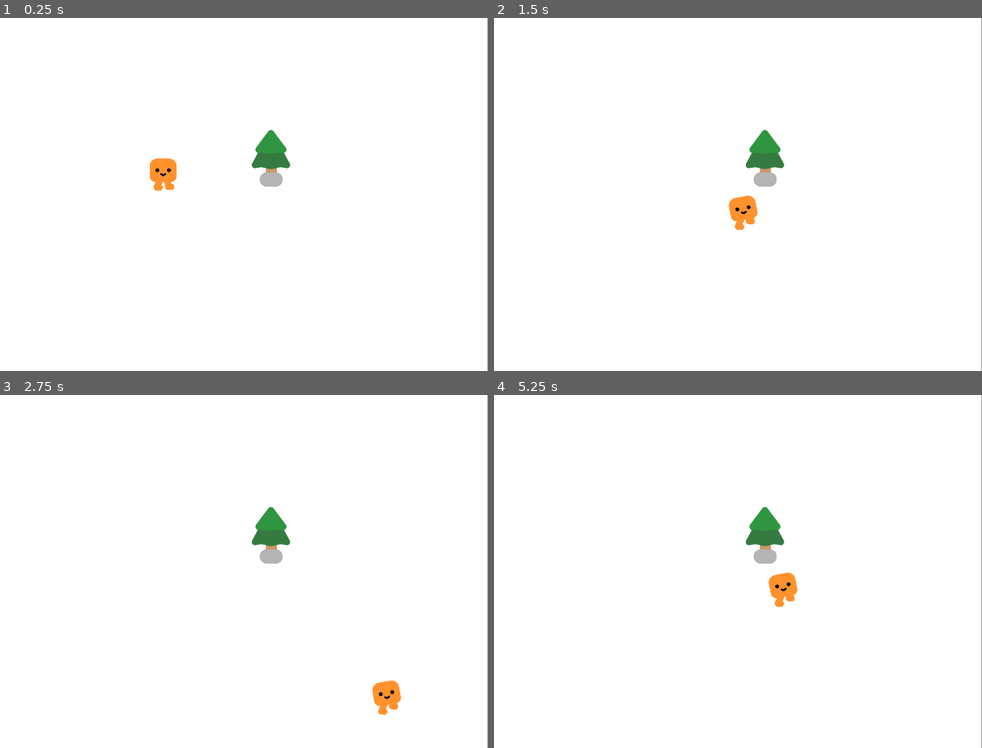
Above: before the commit, frames 1-4 (two rows, left to right).
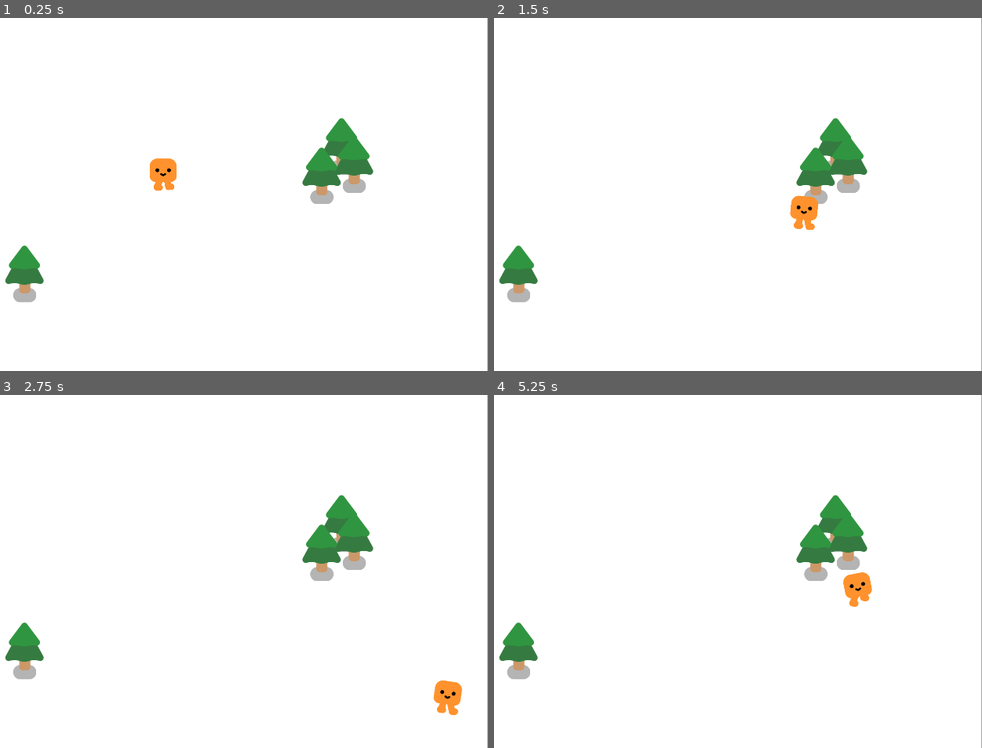
Above: after the commit, the same moments.

Repository: NicolasGarric/godot-survivor
Game: Godot game, scene res://game.tscn
The game is run twice, just before and just after one commit, with the same random seed, the same clock (stepped at 60 frames per second) and the same inputs.
Inputs:
- Up to frame 1 (0.25 s): no input
- Up to frame 2 (1.5 s): hold D (move_right) 0.53-1.28 s; hold S (move_down) from 1.28 s (still down)
- Up to frame 3 (2.75 s): release S (move_down) at 2.03 s; hold D (move_right) from 2.03 s (still down)
- Up to frame 4 (5.25 s): release D (move_right) at 2.78 s; hold W (move_up) 2.78-3.53 s; hold A (move_left) 3.53-5.03 s; tap Enter at 5 s; hold S (move_down) from 5.03 s (still down)

The runs differ from the first frame. In frame 1, 3.5% of the frame differs, in the area x 0-77%, y 28-81%; in frame 2, 4.3%; in frame 3, 4.4%, in the area x 0-95%, y 28-91%; in frame 4, 4.3%.

Commit message:
Fixing collision visuel affect with trees.

Diff:
--- a/godot-survivor/game.tscn
+++ b/godot-survivor/game.tscn
@@ -4,15 +4,25 @@
 [ext_resource type="PackedScene" uid="uid://dfphdequmxpvy" path="res://tree.tscn" id="2_6iejl"]
 
 [node name="Game" type="Node2D"]
+y_sort_enabled = true
 
 [node name="ColorRect" type="ColorRect" parent="."]
 offset_right = 1919.0
 offset_bottom = 1080.0
 
+[node name="player" parent="." instance=ExtResource("1_x3jm6")]
+position = Vector2(928, 529)
+
 [node name="Tree" type="Node" parent="."]
 
-[node name="Tree2" parent="Tree" instance=ExtResource("2_6iejl")]
-position = Vector2(1257, 495)
+[node name="Tree2" parent="." instance=ExtResource("2_6iejl")]
+position = Vector2(1473, 459)
 
-[node name="player" parent="." instance=ExtResource("1_x3jm6")]
-position = Vector2(928, 529)
+[node name="Tree3" parent="." instance=ExtResource("2_6iejl")]
+position = Vector2(1511, 515)
+
+[node name="Tree4" parent="." instance=ExtResource("2_6iejl")]
+position = Vector2(1412, 549)
+
+[node name="Tree5" parent="." instance=ExtResource("2_6iejl")]
+position = Vector2(503, 849)
--- a/godot-survivor/player.tscn
+++ b/godot-survivor/player.tscn
@@ -4,8 +4,8 @@
 [ext_resource type="PackedScene" uid="uid://pbmyh1qru7p" path="res://characters/happy_boo/happy_boo.tscn" id="1_s0u3j"]
 
 [sub_resource type="CapsuleShape2D" id="CapsuleShape2D_oiv76"]
-radius = 46.0
-height = 106.0
+radius = 20.0
+height = 40.0
 
 [node name="player" type="CharacterBody2D"]
 script = ExtResource("1_g78iv")
@@ -14,5 +14,5 @@
 position = Vector2(0, -8)
 
 [node name="CollisionShape2D" type="CollisionShape2D" parent="."]
-position = Vector2(0, -51)
+position = Vector2(0, -31)
 shape = SubResource("CapsuleShape2D_oiv76")
--- a/godot-survivor/tree.tscn
+++ b/godot-survivor/tree.tscn
@@ -8,7 +8,6 @@
 height = 40.0
 
 [node name="Tree" type="StaticBody2D"]
-y_sort_enabled = true
 
 [node name="GroundShadow" type="Sprite2D" parent="."]
 modulate = Color(0.705887, 0.705887, 0.705887, 1)
